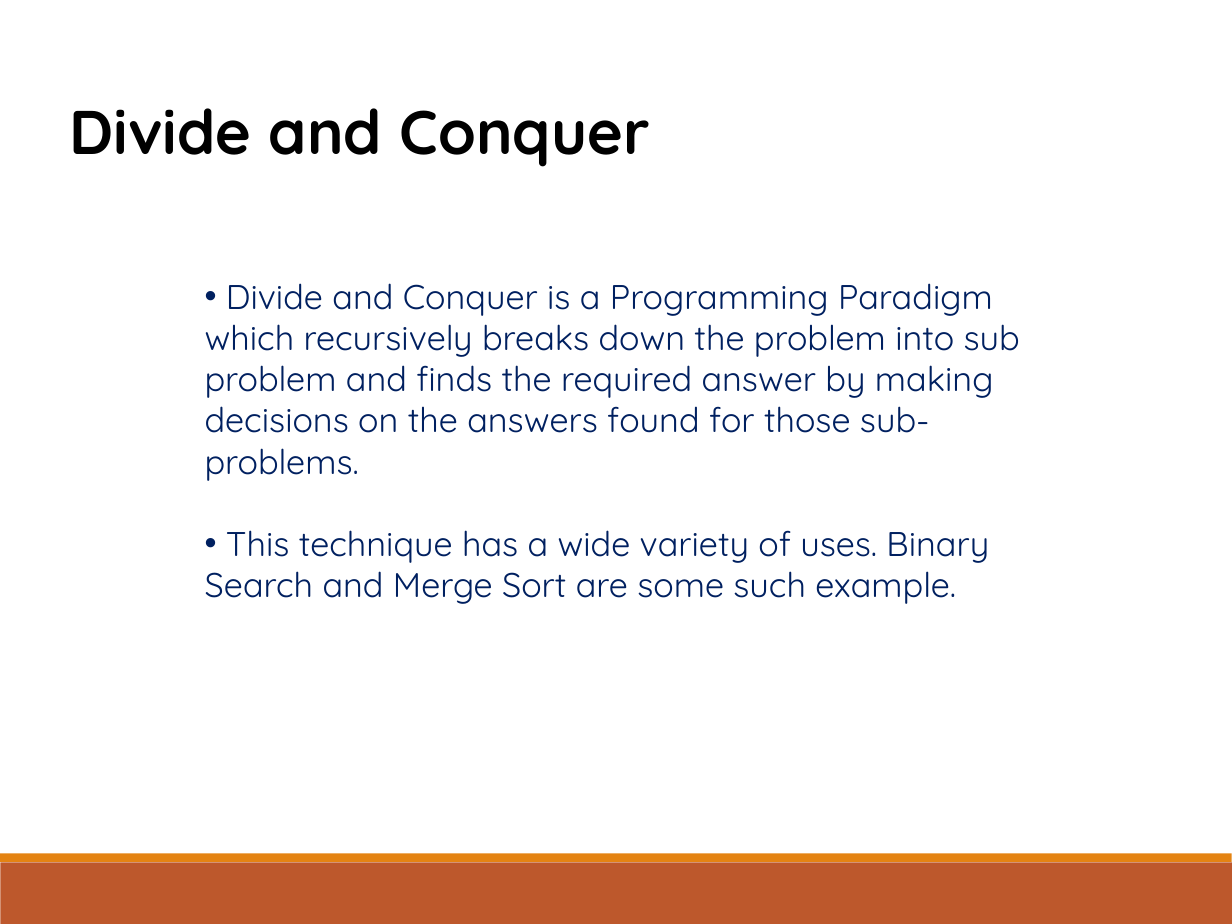
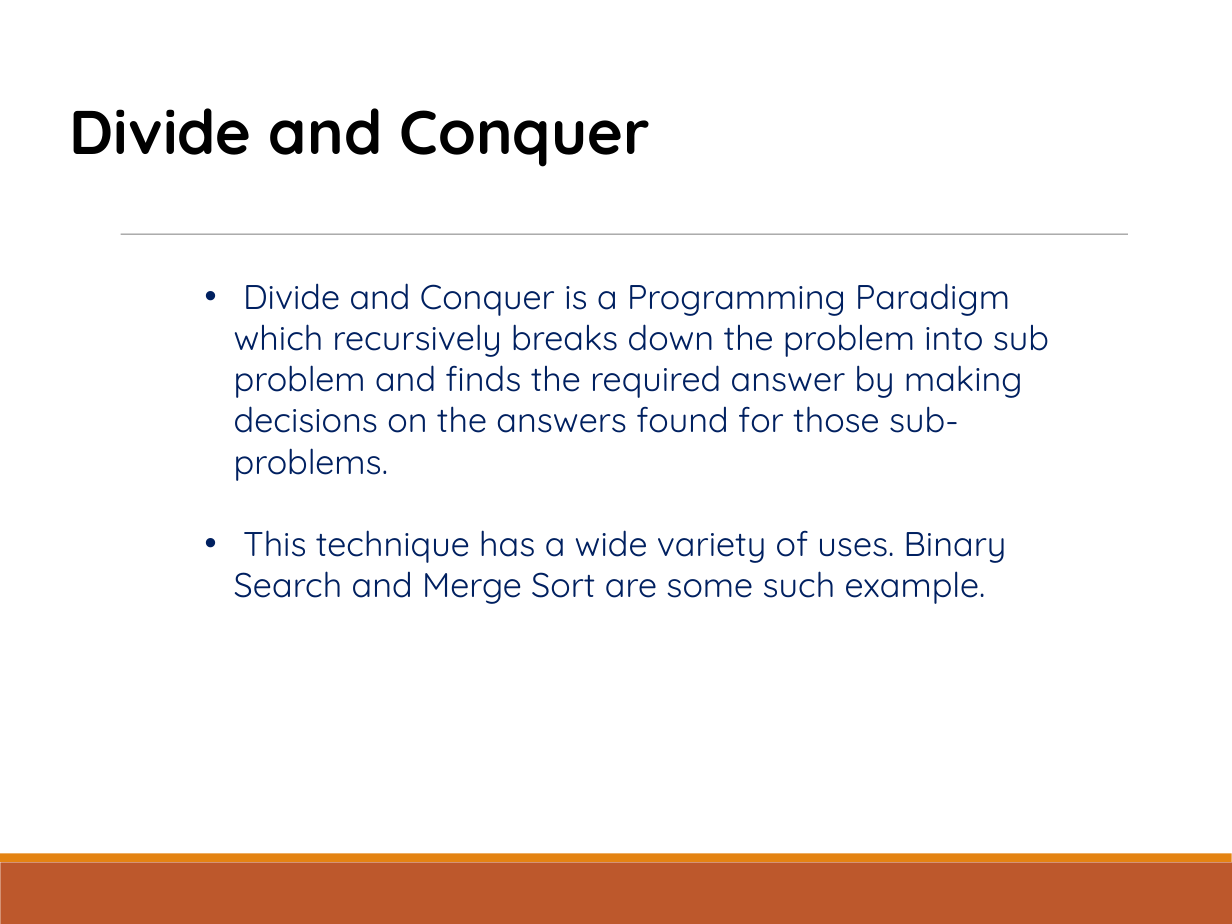
Before and after one commit to abhinav230201/DAA-Assignment, a slide deck: slide 5 of DAA Group 15/PPT.pptx. Drawn at 1232x924 pixels with LibreOffice and Linux fonts; fonts in the diff are those of the drawing. Boxes give left, top, right and bottom in pixels: in the first picture for what was removed or moved away, otherwise in the second. Text is boxed around its words. In the diff, an @@ line names an element or a change of style, - is before the commit and + after.

```diff
--- a/DAA Group 15/PPT.pptx
+++ b/DAA Group 15/PPT.pptx
@@ line added from (121, 234) to (1127, 234), #808080 0.51 pt @@
@@ text "Divide and Conquer is a ..." at bbox=[234, 283, 1049, 604]: indent changed @@
```
Also in this commit, not shown: 14 other slides changed, 1 slide added, 1 slide removed.
